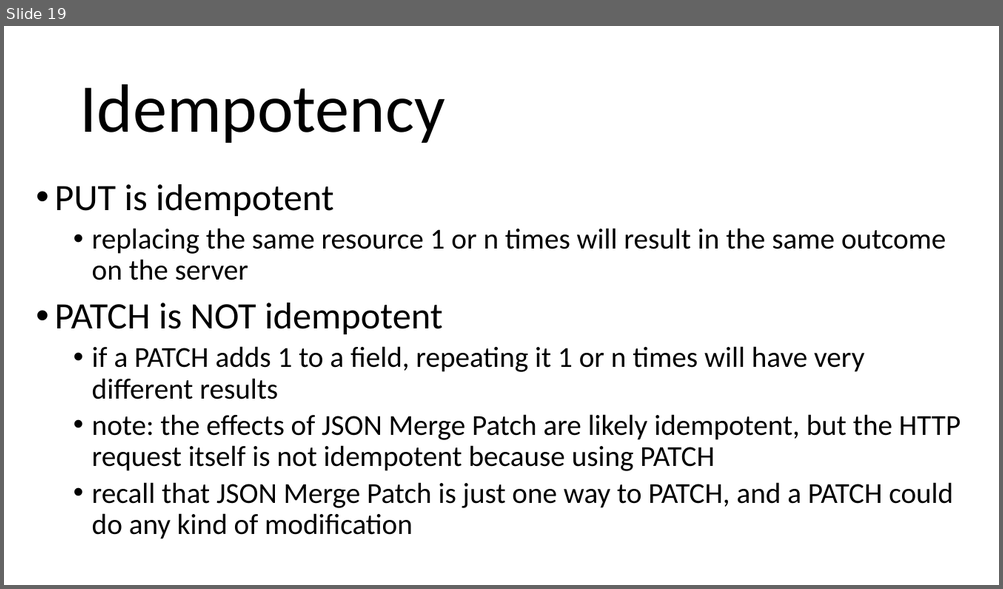
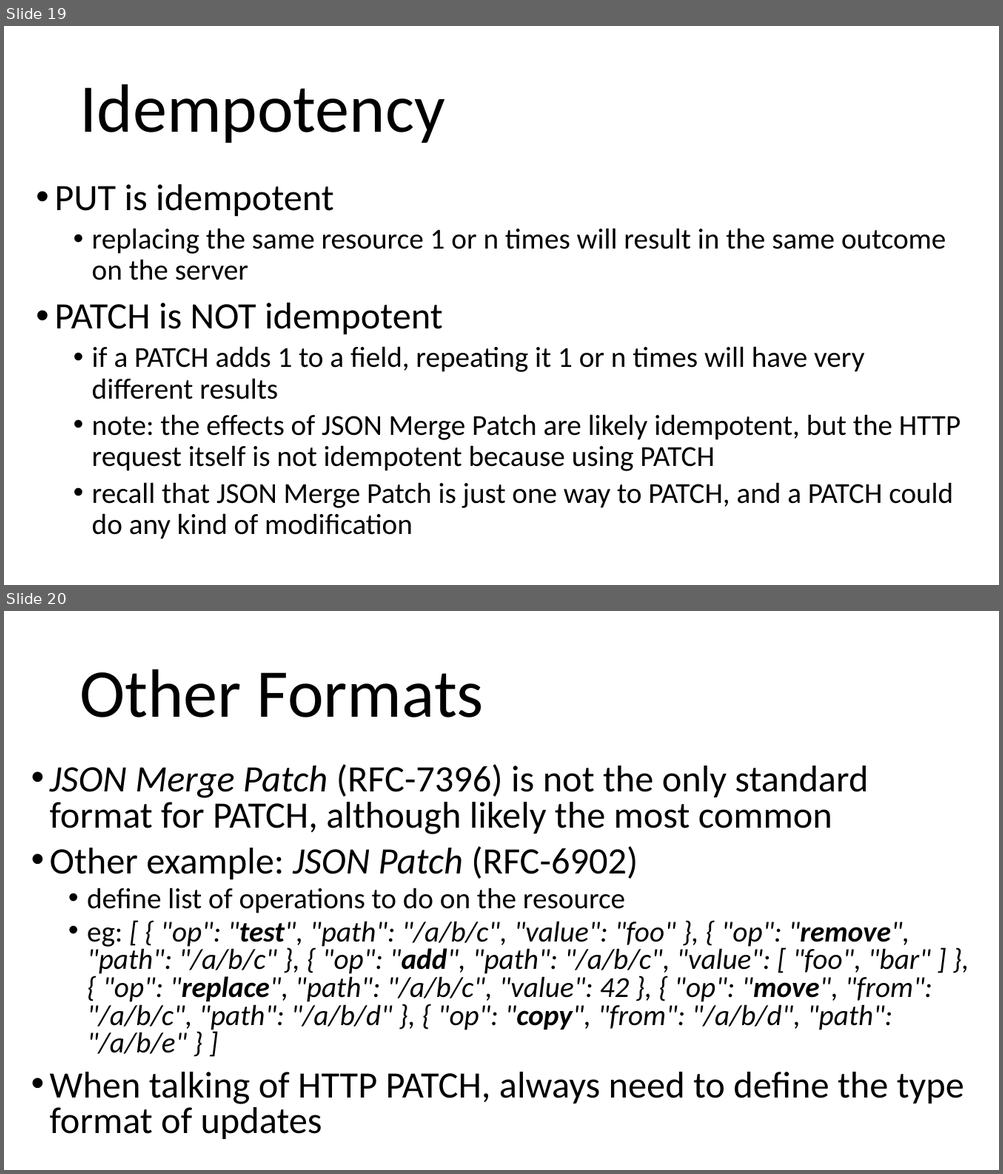
Before and after one commit to arcuri82/testing_security_development_enterprise_systems, a slide deck: doc/advanced/slides/lesson_03.pptx. Shown one above the other, each under a label of ours: slide 19 before the commit, slides 19 and 20 after it. The pictures are 1003x589 and 1003x1174 pixels, drawn with LibreOffice and Linux fonts; fonts in the diff are those of the drawing. Boxes give left, top, right and bottom in pixels: in the first picture for what was removed or moved away, otherwise in the second. Text is boxed around its words. In the diff, an @@ line names an element or a change of style, - is before the commit and + after.

```diff
--- a/doc/advanced/slides/lesson_03.pptx
+++ b/doc/advanced/slides/lesson_03.pptx
@@ slide 20 added at box(4, 611, 999, 1170), background #FFFFFF @@
@@ title added at box(79, 669, 484, 718), 66 pt, text #000000 @@
+Other Formats
@@ text added at box(50, 764, 964, 1139), 28 pt, text #000000, italic @@
+• JSON Merge Patch (RFC-7396) is not the only standard format for PATCH, although likely the most common
+• Other example: JSON Patch (RFC-6902)
+  • define list of operations to do on the resource
+  • eg: [ { "op": "test", "path": "/a/b/c", "value": "foo" }, { "op": "remove", "path": "/a/b/c" }, { "op": "add", "path": "/a/b/c", "value": [ "foo", "bar" ] }, { "op": "replace", "path": "/a/b/c", "value": 42 }, { "op": "move", "from": "/a/b/c", "path": "/a/b/d" }, { "op": "copy", "from": "/a/b/d", "path": "/a/b/e" } ]
+• When talking of HTTP PATCH, always need to define the type format of updates
```
Also in this commit, not shown: 6 slides changed, 8 other slides added, 2 other files.
